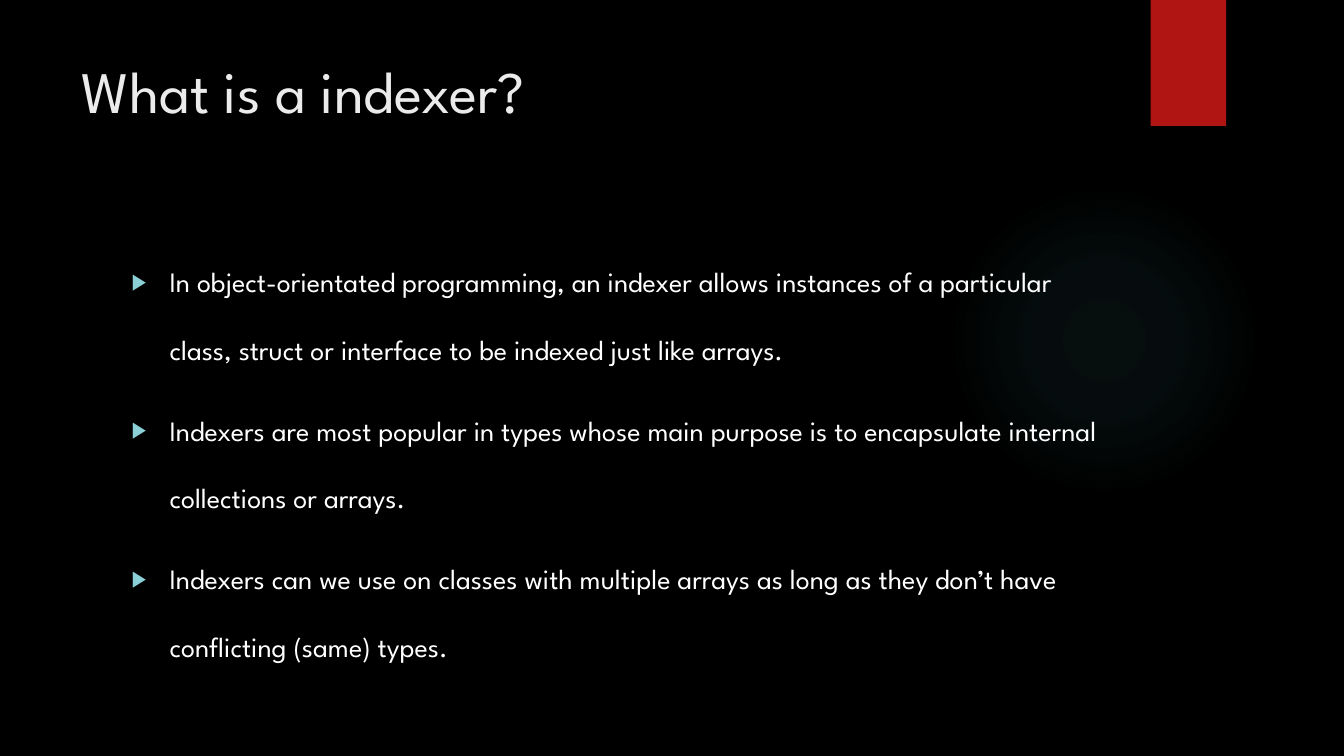
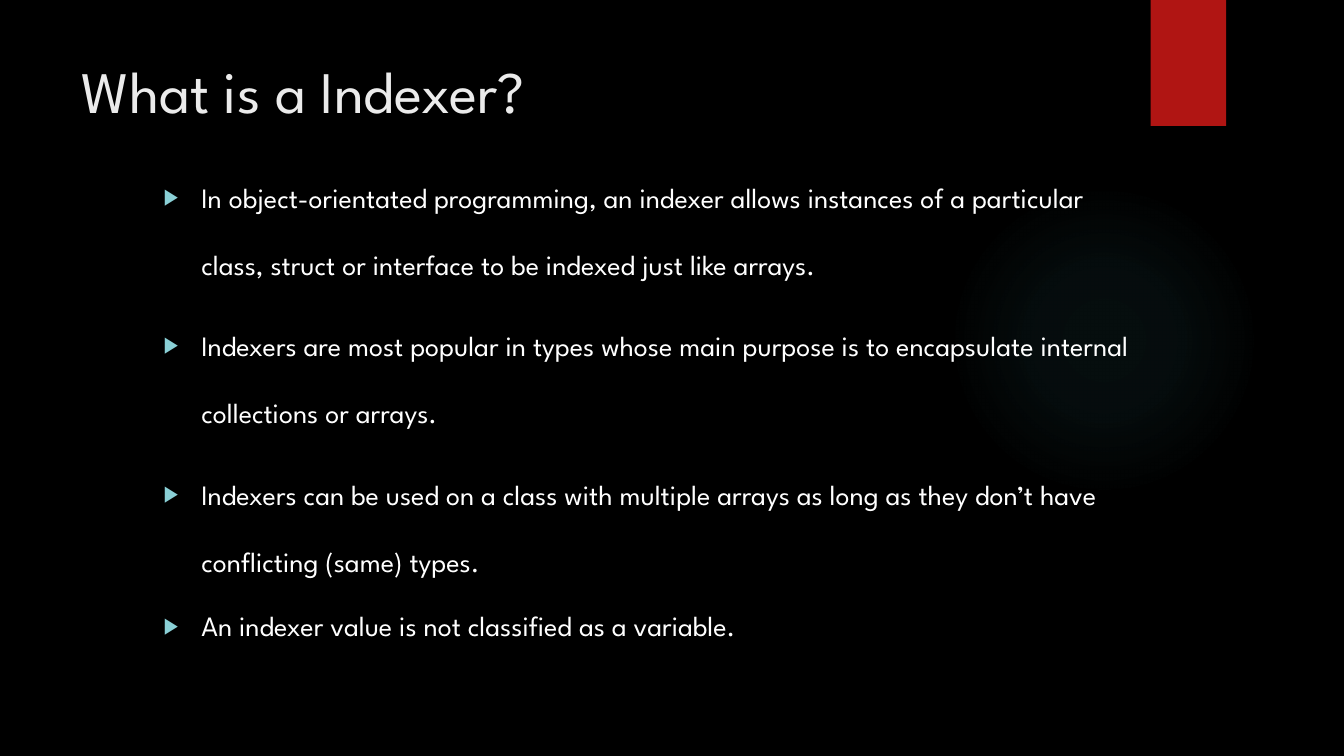
Before and after one commit to J-O-K-E-R/3717, a slide deck: slide 2 of 3951/Indexes.pptx. Drawn at 1344x756 pixels with LibreOffice and Linux fonts; fonts in the diff are those of the drawing; background and template pictures are left out. Boxes give left, top, right and bottom in pixels: in the first picture for what was removed or moved away, otherwise in the second. Text is boxed around its words. In the diff, an @@ line names an element or a change of style, - is before the commit and + after.

Commit message:
Done

```diff
--- a/3951/Indexes.pptx
+++ b/3951/Indexes.pptx
@@ title at bbox=[81, 72, 525, 114]: text changed @@
-What is a indexer?
+What is a Indexer?
@@ text "In object-orientated programming, an indexer ...": place and size @@
-text "In object-orientated programming, an indexer ..." at bbox=[170, 272, 1096, 663]
+text "In object-orientated programming, an indexer ..." at bbox=[201, 188, 1128, 637]
@@ text at bbox=[201, 485, 1096, 637]: text changed @@
-▶ Indexers can we use on classes with multiple arrays as long as they don’t have conflicting (same) types.
+▶ Indexers can be used on a class with multiple arrays as long as they don’t have conflicting (same) types.
+▶ An indexer value is not classified as a variable.
```
Also in this commit, not shown: 2 other slides changed, 2 slides added, 2 slides removed.
